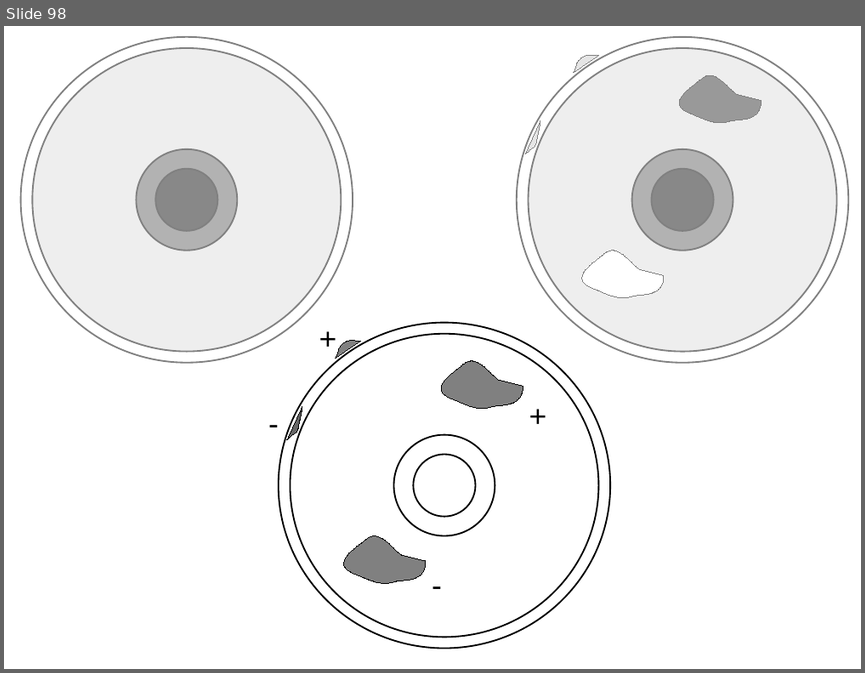
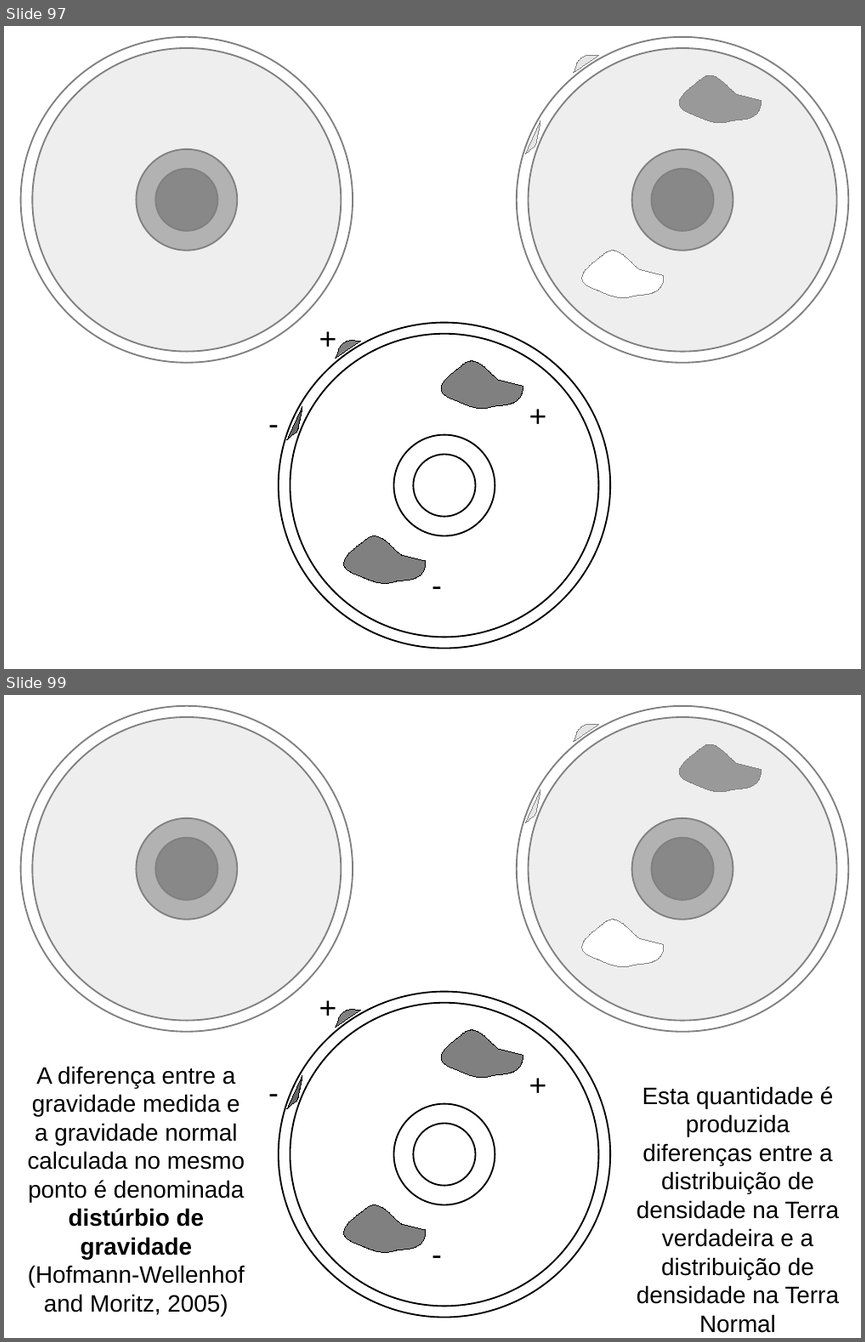
Before and after one commit to birocoles/UFRRJ-SEGEO2017, a slide deck: presentation/SEGEO2017.odp. Shown one above the other, each under a label of ours: slide 98 before the commit, slides 97 and 99 after it; the slides between them are not shown. The pictures are 865x673 and 865x1342 pixels, drawn with LibreOffice and Linux fonts; fonts in the diff are those of the drawing. Boxes give left, top, right and bottom in pixels: in the first picture for what was removed or moved away, otherwise in the second. Text is boxed around its words. In the diff, an @@ line names an element or a change of style, - is before the commit and + after.

```diff
--- a/presentation/SEGEO2017.odp
+++ b/presentation/SEGEO2017.odp
@@ slide 99 added at (4,695,861,1338), background #FFFFFF @@
@@ rectangle added at (4,695,424,1053), fill #FFFFFF at 50% opacity @@
@@ rectangle added at (439,695,859,1053), fill #FFFFFF at 50% opacity @@
@@ freeform shape added at (574,724,599,742), fill #CCCCCC, outline #000000 0 pt @@
@@ freeform shape added at (680,745,761,792), fill #333333, outline #000000 0 pt @@
@@ freeform shape added at (525,790,540,823), fill #CCCCCC, outline #000000 0 pt @@
@@ group added at (20,706,352,1032): 4 ellipses @@
@@ group added at (517,706,848,1032): 4 ellipses @@
@@ freeform shape added at (582,919,664,967), fill #FFFFFF, outline #000000 0 pt @@
@@ text added at (28,1066,245,1315), 22 pt, text #000000 @@
+A diferença entre a gravidade medida e a gravidade normal calculada no mesmo ponto é denominada distúrbio de gravidade (Hofmann-Wellenhof and Moritz, 2005)
@@ text added at (636,1086,840,1333), 22 pt, text #000000 @@
+Esta quantidade é produzida diferenças entre a distribuição de densidade na Terra verdadeira e a distribuição de densidade na Terra Normal
@@ group added at (260,982,610,1317): 4 ellipses, 4 freeform shapes, 4 texts @@
++
++
+-
+-
@@ what was slide 98 is now slide 97 @@
```
Also in this commit, not shown: 1 slide changed, 14 other slides added, 7 slides removed, 1 other file.
